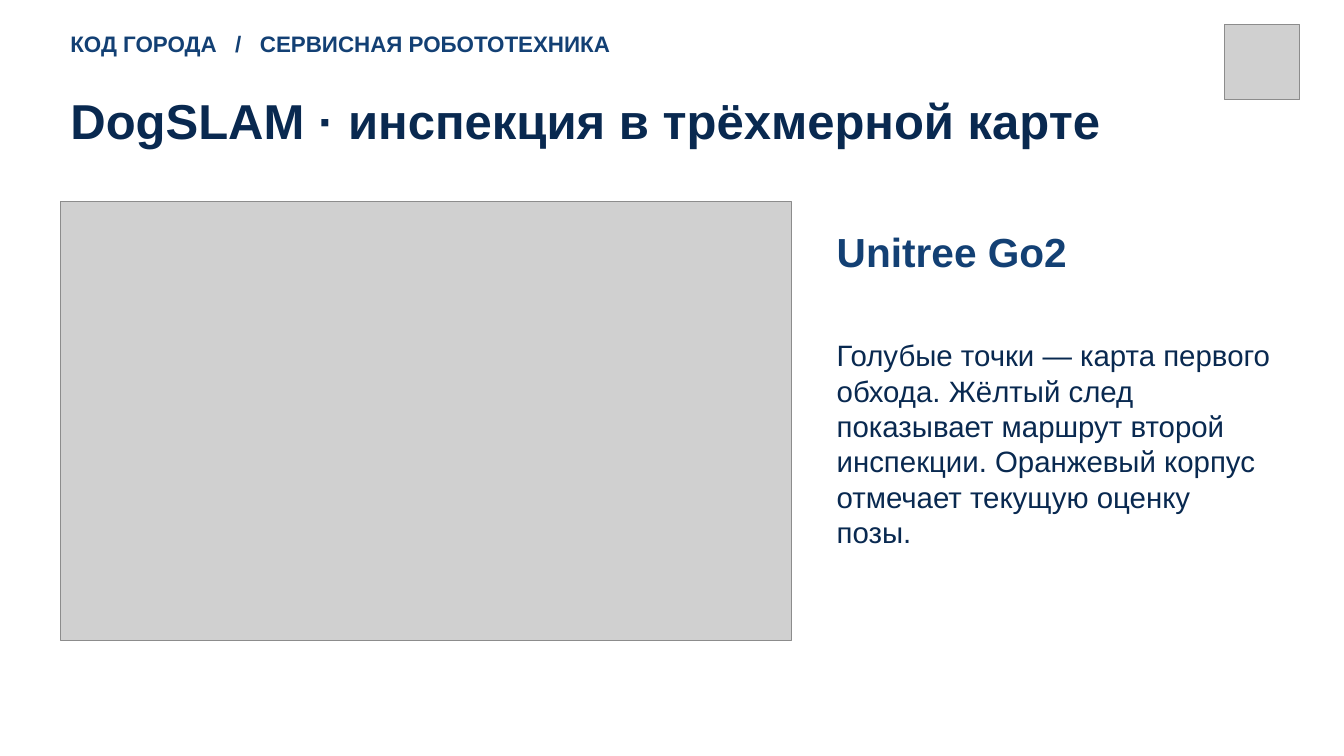
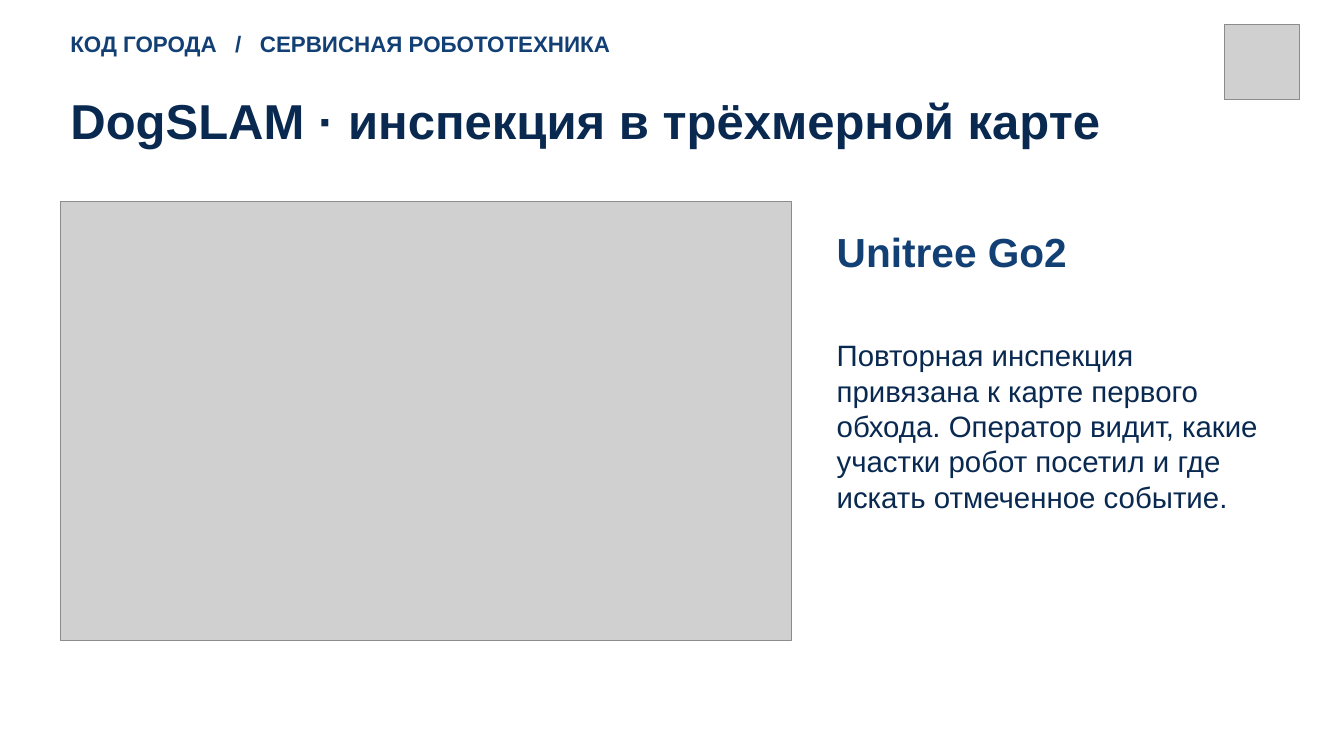
Before and after one commit to draizyyy/DogSLAM, a slide deck: slide 1 of DogSLAM-final.pptx. Drawn at 1344x756 pixels with LibreOffice and Linux fonts; fonts in the diff are those of the drawing; grey boxes stand for pictures. Boxes give left, top, right and bottom in pixels: in the first picture for what was removed or moved away, otherwise in the second. Text is boxed around its words. In the diff, an @@ line names an element or a change of style, - is before the commit and + after.

```diff
--- a/DogSLAM-final.pptx
+++ b/DogSLAM-final.pptx
@@ text at (837,345,1257,509): text changed @@
-Голубые точки — карта первого обхода. Жёлтый след показывает маршрут второй инспекции. Оранжевый корпус отмечает текущую оценку позы.
+Повторная инспекция привязана к карте первого обхода. Оператор видит, какие участки робот посетил и где искать отмеченное событие.
```
Also in this commit, not shown: 1 slide added, 1 slide removed, 1 other file.
